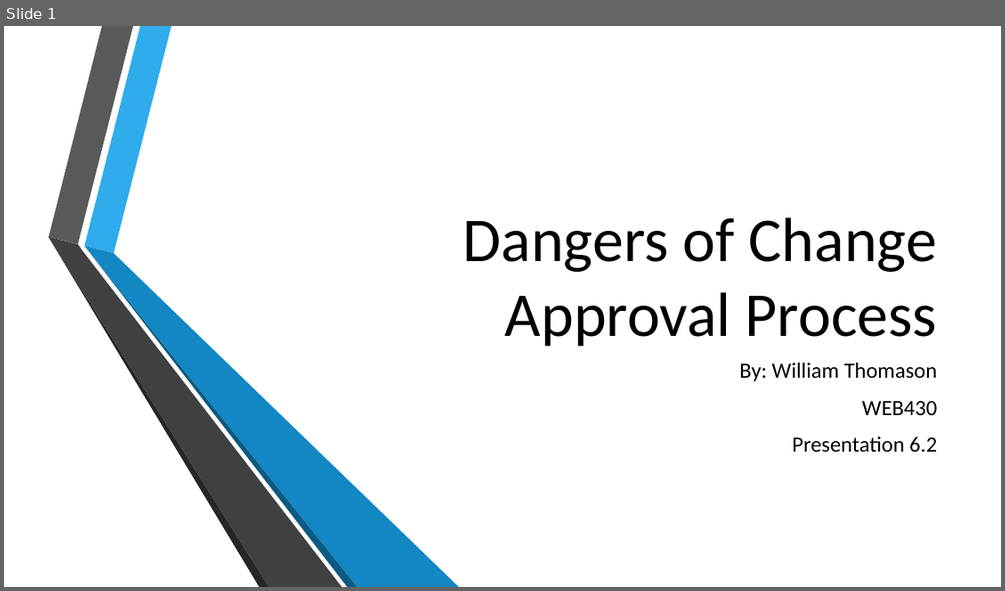
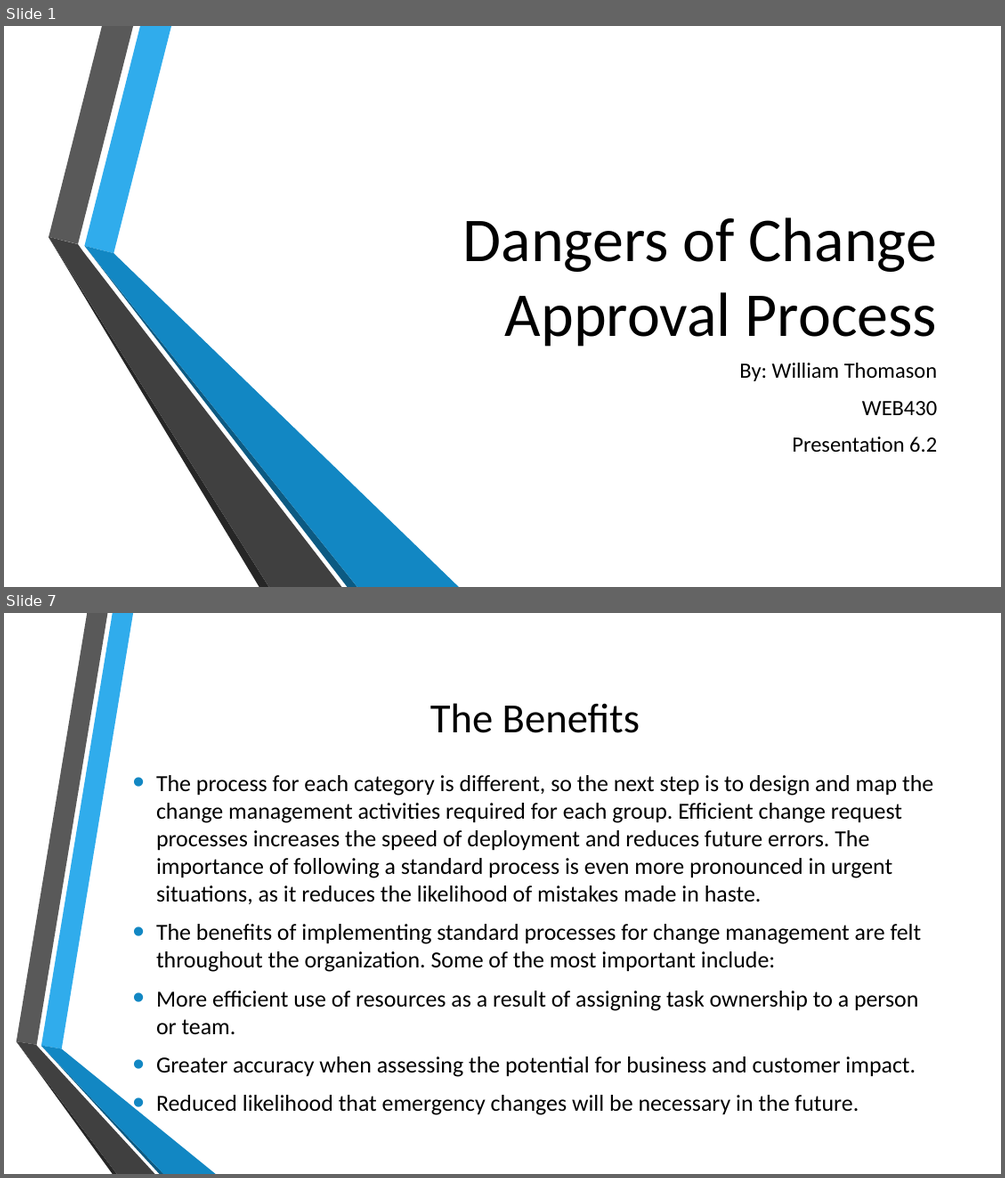
Before and after one commit to wthomason/web-430, a slide deck: week-6/thomason-presentation-6.2/thomason-presentation-6.2.pptx. Shown one above the other, each under a label of ours: slide 1 before the commit, slides 1 and 7 after it; the slides between them are not shown. The pictures are 1005x591 and 1005x1178 pixels, drawn with LibreOffice and Linux fonts; fonts in the diff are those of the drawing; background and template pictures are left out. Boxes give left, top, right and bottom in pixels: in the first picture for what was removed or moved away, otherwise in the second. Text is boxed around its words. In the diff, an @@ line names an element or a change of style, - is before the commit and + after.

```diff
--- a/week-6/thomason-presentation-6.2/thomason-presentation-6.2.pptx
+++ b/week-6/thomason-presentation-6.2/thomason-presentation-6.2.pptx
@@ slide 7 added at [4,613,1001,1174], background picture (left out) @@
@@ title added at [430,703,639,733], 40 pt, text #000000 @@
+The Benefits
@@ text added at [156,775,933,1115], 22.2 pt, text #000000 @@
+• The process for each category is different, so the next step is to design and map the change management activities required for each group. Efficient change request processes increases the speed of deployment and reduces future errors. The importance of following a standard process is even more pronounced in urgent situations, as it reduces the likelihood of mistakes made in haste.
+• The benefits of implementing standard processes for change management are felt throughout the organization. Some of the most important include:
+• More efficient use of resources as a result of assigning task ownership to a person or team.
+• Greater accuracy when assessing the potential for business and customer impact.
+• Reduced likelihood that emergency changes will be necessary in the future.
@@ group added at [16,613,216,1174]: 6 freeform shapes @@
```
Also in this commit, not shown: 2 slides changed, 6 other slides added, 7 slides removed, 1 other file.
